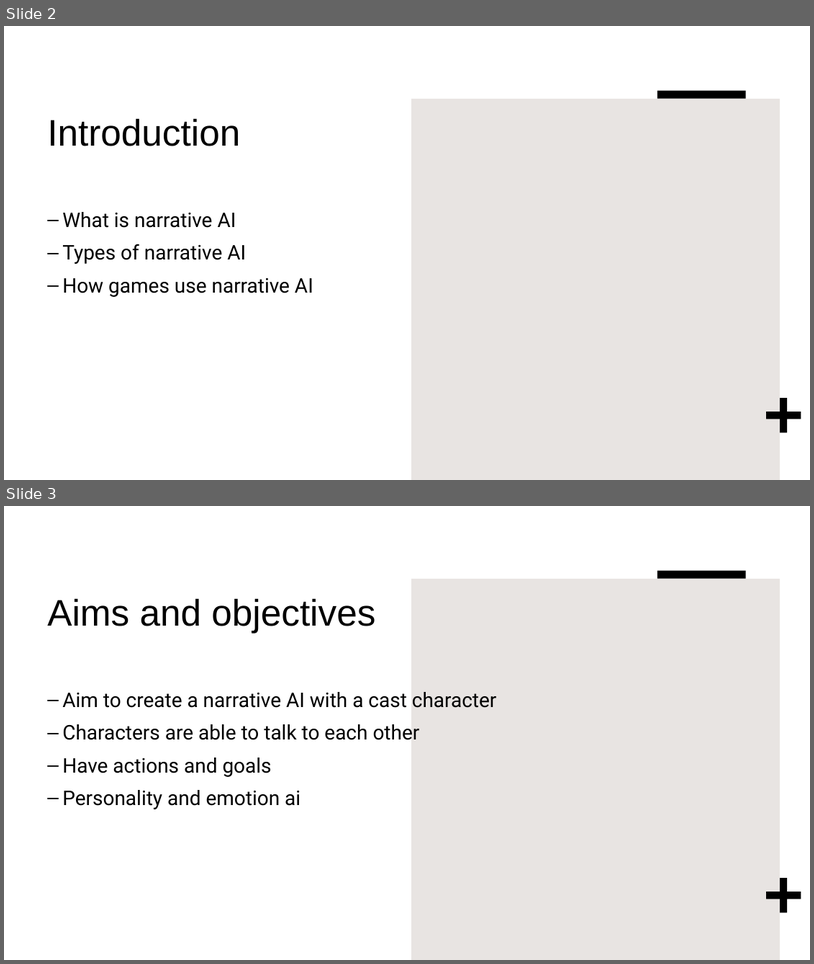
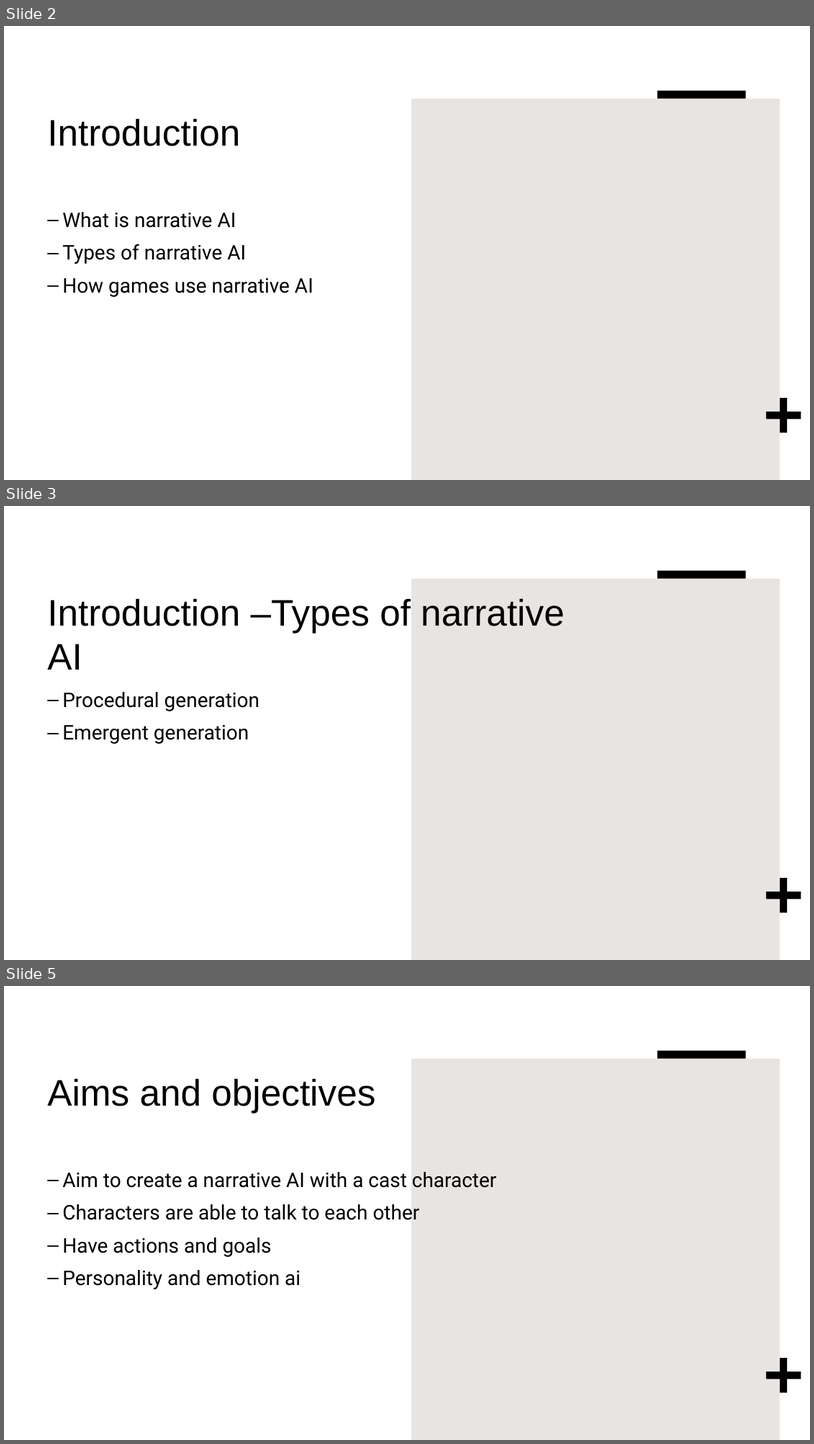
Before and after one commit to IsaacdmDunn/FYP-Bsc, a slide deck: Narrative AI Generation.pptx. Shown one above the other, each under a label of ours: slides 2 and 3 before the commit, slides 2, 3 and 5 after it; the slides between them are not shown. The pictures are 814x964 and 814x1444 pixels, drawn with LibreOffice and Linux fonts; fonts in the diff are those of the drawing. Boxes give left, top, right and bottom in pixels: in the first picture for what was removed or moved away, otherwise in the second. Text is boxed around its words. In the diff, an @@ line names an element or a change of style, - is before the commit and + after.

```diff
--- a/Narrative AI Generation.pptx
+++ b/Narrative AI Generation.pptx
@@ slide 3 added at (4,506,810,960), background #FFFFFF; not listed: 3 template elements that a slide beside it also shows @@
@@ title added at (47,598,565,669), 44 pt, text #000000 @@
+Introduction –Types of narrative AI
@@ text added at (62,692,260,744), 24 pt, text #000000 @@
+– Procedural generation
+– Emergent generation
@@ what was slide 3 is now slide 5 @@
```
Also in this commit, not shown: 4 slides changed, 6 other slides added, 3 slides removed.
